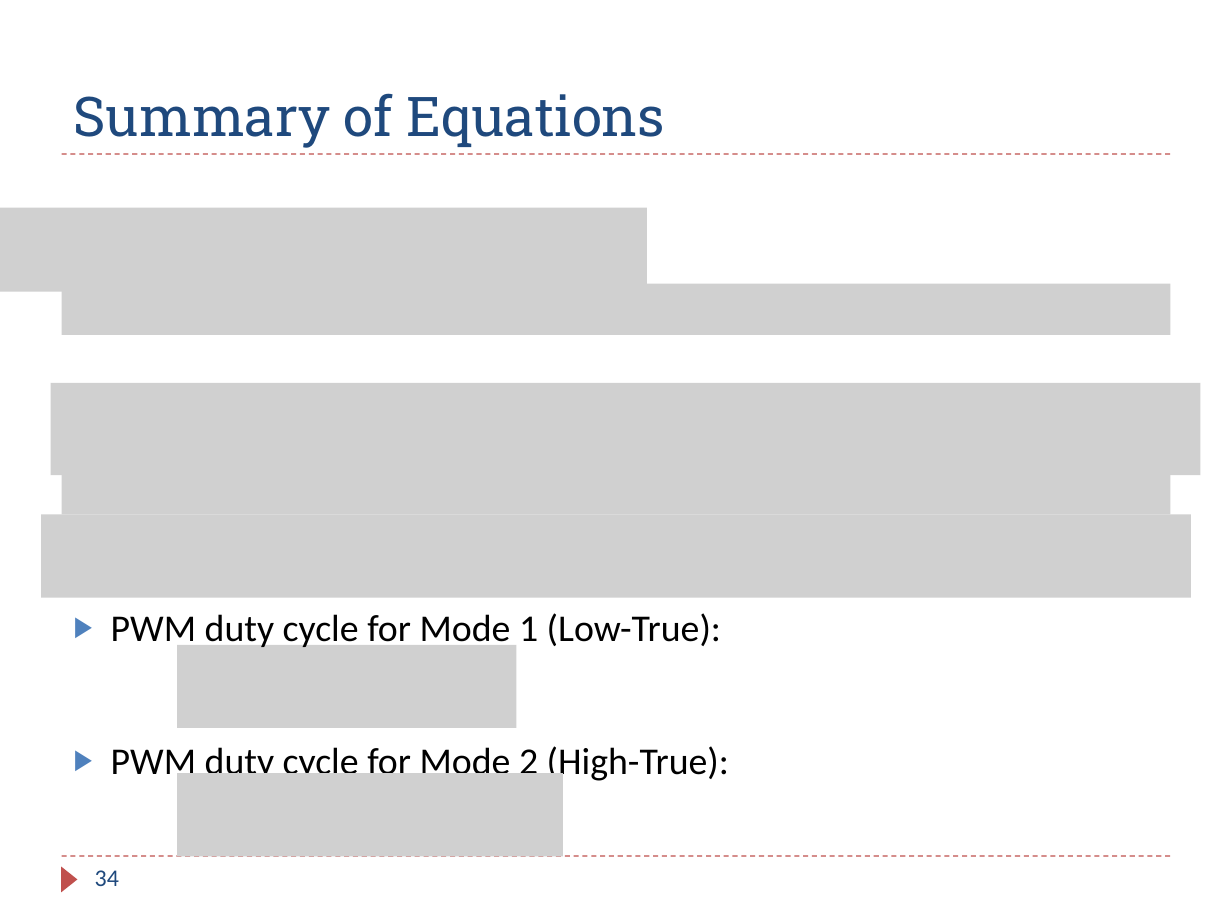
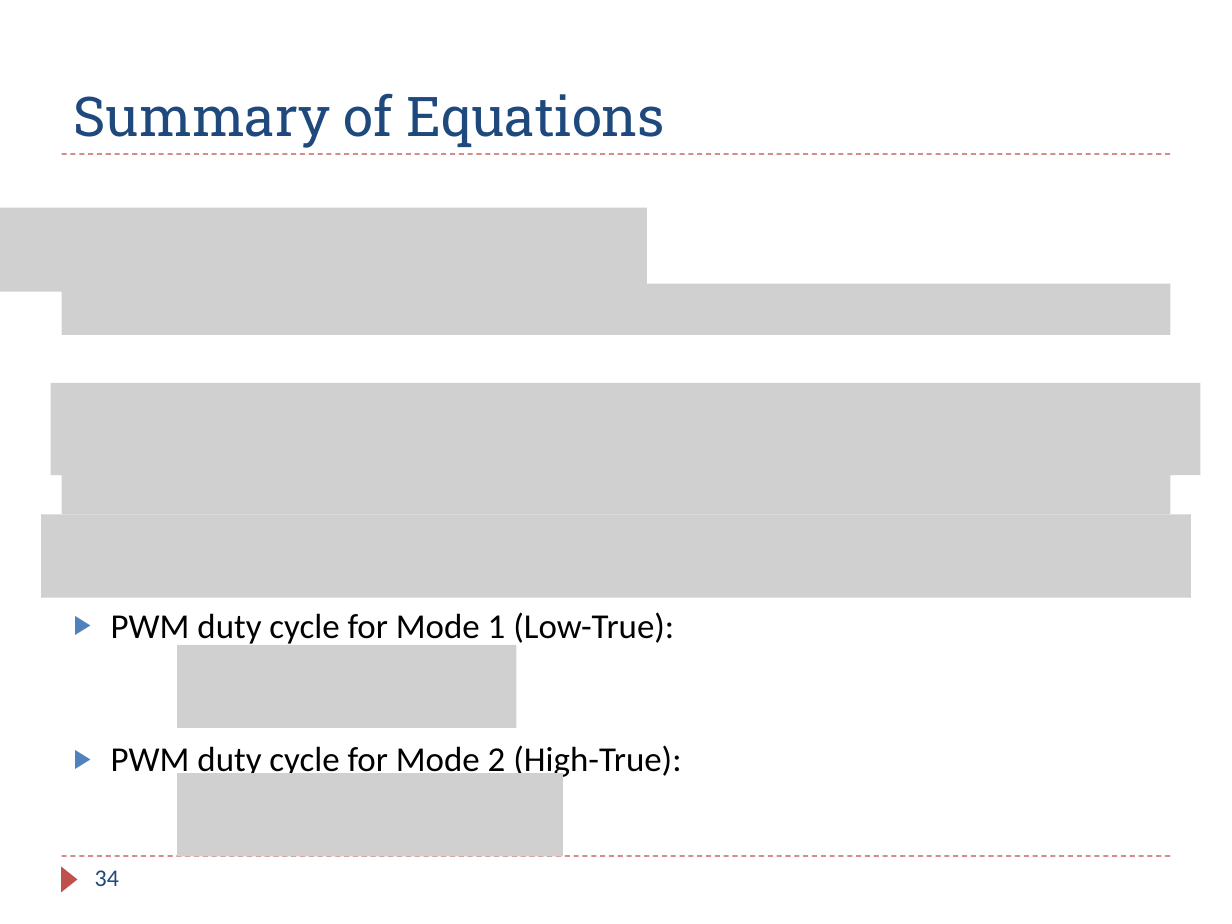
Before and after one commit to guhofstra/CSC111Fa25, a slide deck: slide 34 of PPTs/Ch16_Timer_PWM.pptx. Drawn at 1232x924 pixels with LibreOffice and Linux fonts; fonts in the diff are those of the drawing; grey boxes stand for pictures. Boxes give left, top, right and bottom in pixels: in the first picture for what was removed or moved away, otherwise in the second. Text is boxed around its words. In the diff, an @@ line names an element or a change of style, - is before the commit and + after.

```diff
--- a/PPTs/Ch16_Timer_PWM.pptx
+++ b/PPTs/Ch16_Timer_PWM.pptx
@@ text "PWM duty cycle for Mode ..." at [111,612,674,647]: size 22.1 to 20.4 pt @@
@@ text "PWM duty cycle for Mode ..." at [111,745,681,781]: size 22.1 to 20.4 pt @@
```
Also in this commit, not shown: 9 other files.
